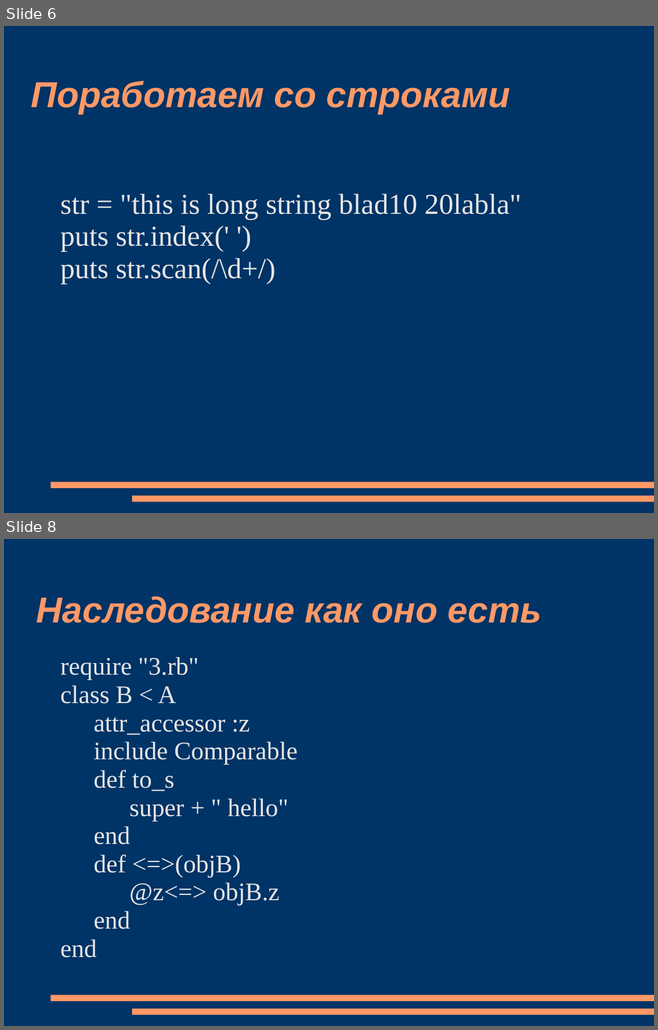
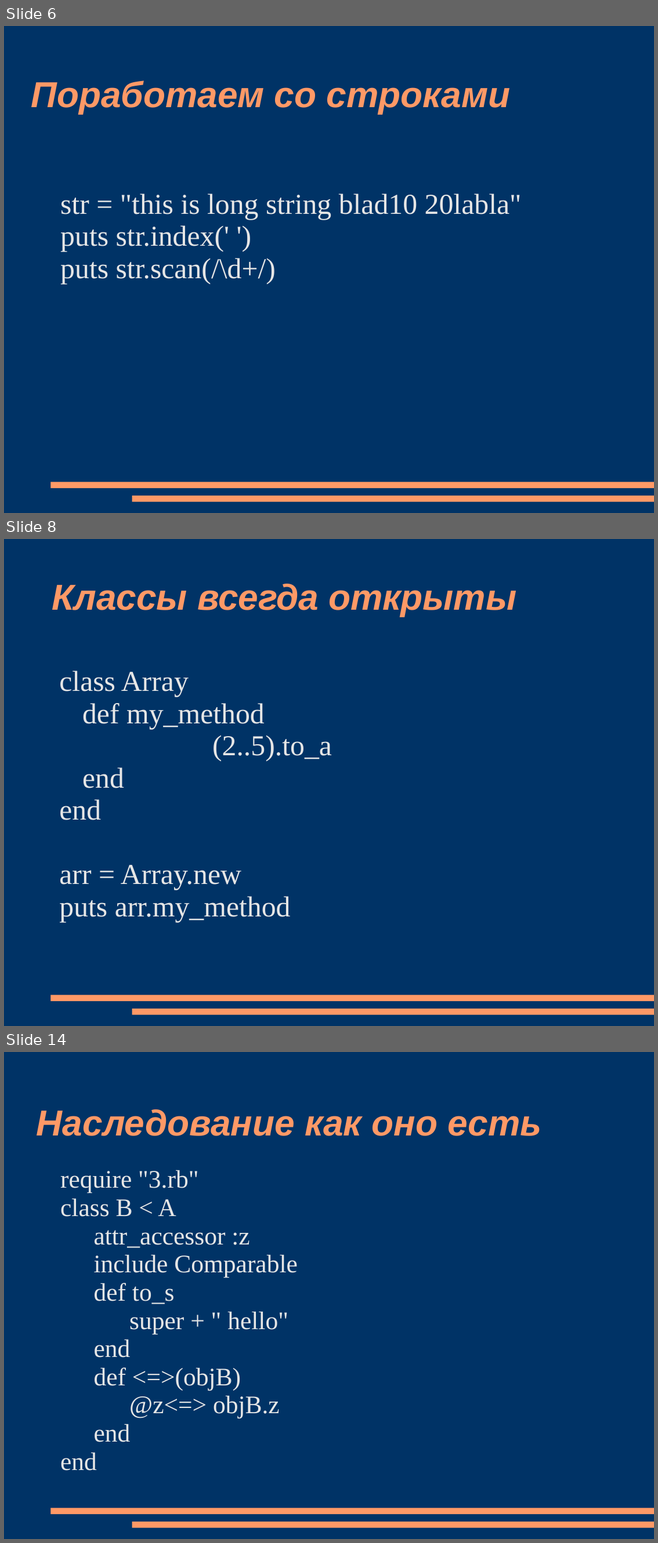
Before and after one commit to sidorovis/restudy, a slide deck: _ООПИС/Lection/ruby.ppt. Shown one above the other, each under a label of ours: slides 6 and 8 before the commit, slides 6, 8 and 14 after it; the slides between them are not shown. The pictures are 658x1030 and 658x1543 pixels, drawn with LibreOffice and Linux fonts; fonts in the diff are those of the drawing. Boxes give left, top, right and bottom in pixels: in the first picture for what was removed or moved away, otherwise in the second. Text is boxed around its words. In the diff, an @@ line names an element or a change of style, - is before the commit and + after.

```diff
--- a/_ООПИС/Lection/ruby.ppt
+++ b/_ООПИС/Lection/ruby.ppt
@@ slide 8 added at (4,539,654,1026), background #003366; not listed: 2 template elements that a slide beside it also shows @@
@@ title added at (52,584,516,616), 40 pt, text #FF9966, bold, italic @@
+Классы всегда открыты
@@ text added at (59,671,332,922), 32 pt, text #E6E6E6 @@
+class Array
+def my_method
+(2..5).to_a
+end
+end
+arr = Array.new
+puts arr.my_method
@@ what was slide 8 is now slide 14 @@
```
Also in this commit, not shown: 3 slides changed, 8 other slides added, 1 slide removed, 1 other file.
